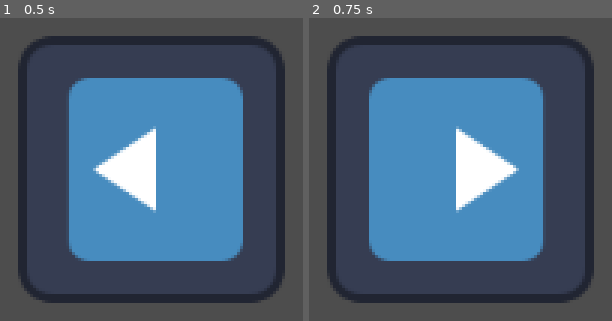
Above: before the commit, frames 1-2 (left to right).
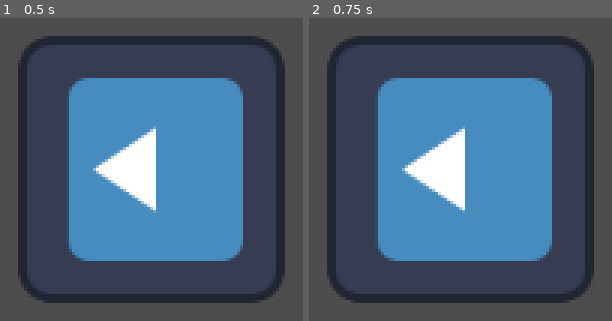
Above: after the commit, the same moments.

Repository: markalmax/Signal-that
Game: Godot game, scene res://main.tscn
The game is run twice, just before and just after one commit, with the same random seed, the same clock (stepped at 60 frames per second) and the same inputs. The engine's default icon, where the game draws it, is replaced by a stand-in: a white triangle on a blue panel in a dark square.
Inputs:
- Up to frame 1 (0.5 s): no input
- Up to frame 2 (0.75 s): tap Enter at 0.5 s; hold Right (Right) from 0.53 s (still down); tap Ctrl (Crouch) at 0.6 s

Frame 1 is identical in both runs. In frame 2, 8.4% of the frame differs, in the area x 19-81%, y 19-81%.

Commit message:
Movement style set

Diff:
--- a/character_body_2d.gd
+++ /dev/null
@@ -1,12 +0,0 @@
-extends CharacterBody2D
-
-func _physics_process(_delta: float) -> void:
-
-	if Input.is_action_just_pressed("Up"):
-		rotation = deg_to_rad(0)
-	if Input.is_action_just_pressed("Right"):
-		rotation = deg_to_rad(90)
-	if Input.is_action_just_pressed("Down"):
-		rotation = deg_to_rad(180)
-	if Input.is_action_just_pressed("Left"):
-		rotation = deg_to_rad(270)
--- a/main.tscn
+++ b/main.tscn
@@ -1,8 +1,7 @@
-[gd_scene load_steps=8 format=3 uid="uid://c3ie1ef0vrqrw"]
+[gd_scene load_steps=7 format=3 uid="uid://c3ie1ef0vrqrw"]
 
 [ext_resource type="Texture2D" uid="uid://c0iupro16utxs" path="res://icon.svg" id="1_ig7tw"]
 [ext_resource type="Texture2D" uid="uid://c2a4fbhjqabdu" path="res://skeleton_game_tileset.png" id="2_0xm2m"]
-[ext_resource type="Script" uid="uid://3i7le4g6nhdj" path="res://character_body_2d.gd" id="2_h2yge"]
 
 [sub_resource type="TileMapPattern" id="TileMapPattern_h2yge"]
 tile_data = PackedInt32Array(0, 0, 0, 65536, 0, 1, 131072, 0, 1, 196608, 0, 1, 262144, 0, 1, 327680, 0, 1, 393216, 0, 1 …(17641 unchanged characters)…
@@ -256,7 +255,6 @@
 
 [node name="CharacterBody2D" type="CharacterBody2D" parent="."]
 rotation = 4.712389
-script = ExtResource("2_h2yge")
 
 [node name="CollisionShape2D" type="CollisionShape2D" parent="CharacterBody2D"]
 shape = SubResource("RectangleShape2D_0xm2m")
--- a/project.godot
+++ b/project.godot
@@ -28,36 +28,74 @@
 Right={
 "deadzone": 0.2,
 "events": [Object(InputEventKey,"resource_local_to_scene":false,"resource_name":"","device":-1,"window_id":0,"alt_press …(195 unchanged characters)…
-, Object(InputEventKey,"resource_local_to_scene":false,"resource_name":"","device":-1,"window_id":0,"alt_pressed":false,"shift_pressed":false,"ctrl_pressed":false,"meta_pressed":false,"pressed":false,"keycode":0,"physical_keycode":68,"key_label":0,"unicode":100,"location":0,"echo":false,"script":null)
 ]
 }
 Left={
 "deadzone": 0.2,
+"events": [Object(InputEventKey,"resource_local_to_scene":false,"resource_name":"","device":-1,"window_id":0,"alt_pressed":false,"shift_pressed":false,"ctrl_pressed":false,"meta_pressed":false,"pressed":false,"keycode":0,"physical_keycode":4194319,"key_label":0,"unicode":0,"location":0,"echo":false,"script":null)
+]
+}
+Up={
+"deadzone": 0.2,
+"events": [Object(InputEventKey,"resource_local_to_scene":false,"resource_name":"","device":-1,"window_id":0,"alt_pressed":false,"shift_pressed":false,"ctrl_pressed":false,"meta_pressed":false,"pressed":false,"keycode":0,"physical_keycode":4194320,"key_label":0,"unicode":0,"location":0,"echo":false,"script":null)
+]
+}
+Down={
+"deadzone": 0.2,
+"events": [Object(InputEventKey,"resource_local_to_scene":false,"resource_name":"","device":-1,"window_id":0,"alt_pressed":false,"shift_pressed":false,"ctrl_pressed":false,"meta_pressed":false,"pressed":false,"keycode":0,"physical_keycode":4194322,"key_label":0,"unicode":0,"location":0,"echo":false,"script":null)
+]
+}
+East={
+"deadzone": 0.2,
+"events": [Object(InputEventKey,"resource_local_to_scene":false,"resource_name":"","device":-1,"window_id":0,"alt_pressed":false,"shift_pressed":false,"ctrl_pressed":false,"meta_pressed":false,"pressed":false,"keycode":0,"physical_keycode":68,"key_label":0,"unicode":100,"location":0,"echo":false,"script":null)
+]
+}
+West={
+"deadzone": 0.2,
 "events": [Object(InputEventKey,"resource_local_to_scene":false,"resource_name":"","device":-1,"window_id":0,"alt_press …(191 unchanged characters)…
-, Object(InputEventKey,"resource_local_to_scene":false,"resource_name":"","device":-1,"window_id":0,"alt_pressed":false,"shift_pressed":false,"ctrl_pressed":false,"meta_pressed":false,"pressed":false,"keycode":0,"physical_keycode":4194319,"key_label":0,"unicode":0,"location":0,"echo":false,"script":null)
+]
+}
+North={
+"deadzone": 0.2,
+"events": [Object(InputEventKey,"resource_local_to_scene":false,"resource_name":"","device":-1,"window_id":0,"alt_pressed":false,"shift_pressed":false,"ctrl_pressed":false,"meta_pressed":false,"pressed":false,"keycode":0,"physical_keycode":87,"key_label":0,"unicode":119,"location":0,"echo":false,"script":null)
+]
+}
+South={
+"deadzone": 0.2,
+"events": [Object(InputEventKey,"resource_local_to_scene":false,"resource_name":"","device":-1,"window_id":0,"alt_pressed":false,"shift_pressed":false,"ctrl_pressed":false,"meta_pressed":false,"pressed":false,"keycode":0,"physical_keycode":83,"key_label":0,"unicode":115,"location":0,"echo":false,"script":null)
 ]
 }
 Jump={
 "deadzone": 0.2,
 "events": [Object(InputEventKey,"resource_local_to_scene":false,"resource_name":"","device":-1,"window_id":0,"alt_press …(191 unchanged characters)…
+, Object(InputEventKey,"resource_local_to_scene":false,"resource_name":"","device":-1,"window_id":0,"alt_pressed":false,"shift_pressed":false,"ctrl_pressed":false,"meta_pressed":false,"pressed":false,"keycode":0,"physical_keycode":87,"key_label":0,"unicode":119,"location":0,"echo":false,"script":null)
 ]
 }
 Crouch={
 "deadzone": 0.2,
 "events": [Object(InputEventKey,"resource_local_to_scene":false,"resource_name":"","device":-1,"window_id":0,"alt_press …(195 unchanged characters)…
 , Object(InputEventKey,"resource_local_to_scene":false,"resource_name":"","device":-1,"window_id":0,"alt_pressed":false …(182 unchanged characters)…
+, Object(InputEventKey,"resource_local_to_scene":false,"resource_name":"","device":-1,"window_id":0,"alt_pressed":false,"shift_pressed":false,"ctrl_pressed":false,"meta_pressed":false,"pressed":false,"keycode":0,"physical_keycode":83,"key_label":0,"unicode":115,"location":0,"echo":false,"script":null)
 ]
 }
-Up={
+Attack={
 "deadzone": 0.2,
-"events": [Object(InputEventKey,"resource_local_to_scene":false,"resource_name":"","device":-1,"window_id":0,"alt_pressed":false,"shift_pressed":false,"ctrl_pressed":false,"meta_pressed":false,"pressed":false,"keycode":0,"physical_keycode":4194320,"key_label":0,"unicode":0,"location":0,"echo":false,"script":null)
-, Object(InputEventKey,"resource_local_to_scene":false,"resource_name":"","device":-1,"window_id":0,"alt_pressed":false,"shift_pressed":false,"ctrl_pressed":false,"meta_pressed":false,"pressed":false,"keycode":0,"physical_keycode":87,"key_label":0,"unicode":119,"location":0,"echo":false,"script":null)
+"events": [Object(InputEventMouseButton,"resource_local_to_scene":false,"resource_name":"","device":-1,"window_id":0,"alt_pressed":false,"shift_pressed":false,"ctrl_pressed":false,"meta_pressed":false,"button_mask":1,"position":Vector2(212, 8),"global_position":Vector2(221, 56),"factor":1.0,"button_index":1,"canceled":false,"pressed":true,"double_click":false,"script":null)
 ]
 }
-Down={
+Grab={
 "deadzone": 0.2,
-"events": [Object(InputEventKey,"resource_local_to_scene":false,"resource_name":"","device":-1,"window_id":0,"alt_pressed":false,"shift_pressed":false,"ctrl_pressed":false,"meta_pressed":false,"pressed":false,"keycode":0,"physical_keycode":4194322,"key_label":0,"unicode":0,"location":0,"echo":false,"script":null)
-, Object(InputEventKey,"resource_local_to_scene":false,"resource_name":"","device":-1,"window_id":0,"alt_pressed":false,"shift_pressed":false,"ctrl_pressed":false,"meta_pressed":false,"pressed":false,"keycode":0,"physical_keycode":83,"key_label":0,"unicode":115,"location":0,"echo":false,"script":null)
+"events": [Object(InputEventMouseButton,"resource_local_to_scene":false,"resource_name":"","device":-1,"window_id":0,"alt_pressed":false,"shift_pressed":false,"ctrl_pressed":false,"meta_pressed":false,"button_mask":2,"position":Vector2(398, 20),"global_position":Vector2(407, 68),"factor":1.0,"button_index":2,"canceled":false,"pressed":true,"double_click":false,"script":null)
+]
+}
+Melee={
+"deadzone": 0.2,
+"events": [Object(InputEventKey,"resource_local_to_scene":false,"resource_name":"","device":-1,"window_id":0,"alt_pressed":false,"shift_pressed":false,"ctrl_pressed":false,"meta_pressed":false,"pressed":false,"keycode":0,"physical_keycode":70,"key_label":0,"unicode":102,"location":0,"echo":false,"script":null)
+]
+}
+"Interact "={
+"deadzone": 0.2,
+"events": [Object(InputEventKey,"resource_local_to_scene":false,"resource_name":"","device":-1,"window_id":0,"alt_pressed":false,"shift_pressed":false,"ctrl_pressed":false,"meta_pressed":false,"pressed":false,"keycode":0,"physical_keycode":69,"key_label":0,"unicode":101,"location":0,"echo":false,"script":null)
 ]
 }
 
Not shown, removed: character_body_2d.gd.uid
